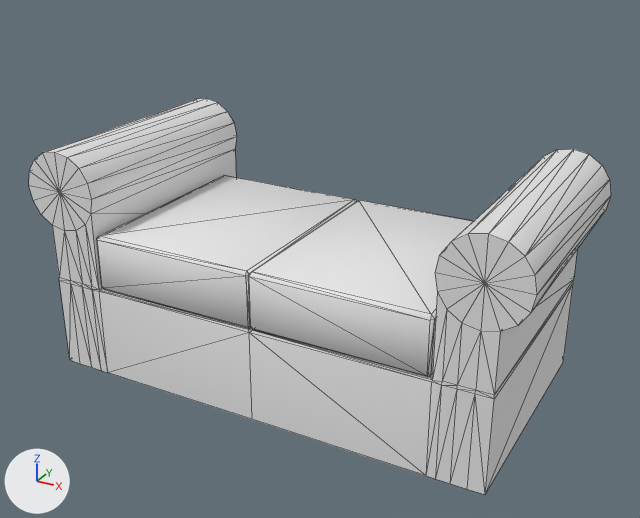
Before and after pictures for a commit that changed the FBX model Unity Project/Assets/3D_Assets/Models/Divan_01.FBX.
Rendered twice from a 50 mm camera at (2.62, -4.7, 3.14) aimed at (0.04, -0.01, 0.79). The axes (+X, +Y, +Z) are drawn at lower left. The lights are the same throughout. Mesh edges are drawn as thin lines. Materials are left out; every surface is plain grey. Where no turn or scale is listed for an object, it has been applied to the vertices.

In view in the first picture: 'Divan_01'.
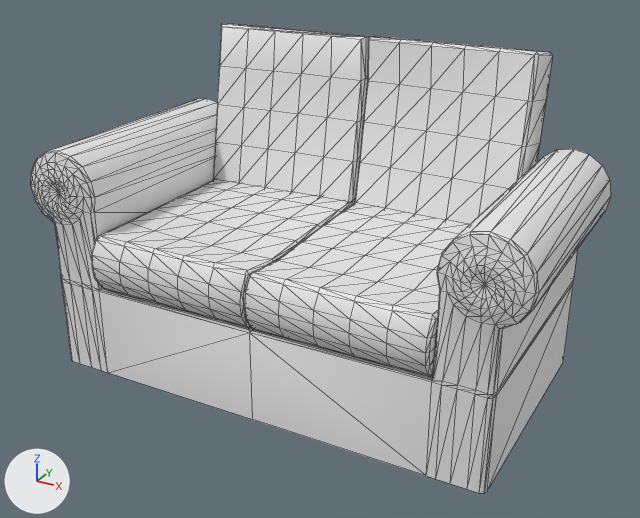
Pixel boxes (x1, y1, x2, y2) of what changed, in the pictures (640 x 518 px):
```json
{"object": "Divan_01", "change": "reshaped", "before": [29, 98, 611, 494], "after": [31, 24, 611, 493], "on screen": "18% taller"}
{"part": 1, "of": "me_mesh", "change": "added", "after": [354, 36, 553, 225]}
{"part": 2, "of": "me_mesh", "change": "added", "after": [213, 24, 369, 203]}
{"part": 3, "of": "me_mesh", "change": "built on", "before": [29, 98, 611, 494], "after": [31, 98, 611, 493]}
```

Scene script edits in JSON lines:
```json
{"block": "me_mesh", "where": "# used by ob_divan_01; location = (0.0, 0.0, 0.0)"}
{"op": "remove", "block": "me_mesh", "code": "me_mesh.from_pydata(...)  # 176 vertices, 324 faces; spans x -1.68..1.68, y -0.81..0.82, z 0.0..1.52"}
{"op": "add", "block": "me_mesh", "code": "me_mesh.from_pydata(...)  # 822 vertices, 1600 faces; spans x -1.68..1.68, y -0.87..1.07, z 0.0..2.12"}
{"block": "me_mesh", "change": "me_mesh part 1: a new loose piece of 110 vertices spanning x 0.01..1.16, y 0.46..1.07, z 0.65..2.12"}
{"block": "me_mesh", "change": "me_mesh part 2: a new loose piece of 110 vertices spanning x -1.17..-0.01, y 0.45..1.07, z 0.65..2.12"}
{"block": "me_mesh", "change": "me_mesh part 3: 7 vertices moved from x -1.51..1.51, y -0.8..-0.79, z 0.0..0.98 to x -1.51..1.51, y -0.8, z 0.0..0.98; 49 vertices removed from x -1.68..1.68, y -0.8..0.61, z 0.62..1.52; 475 vertices added at x -1.68..1.68, y -0.87..0.63, z 0.0..1.52"}
```
